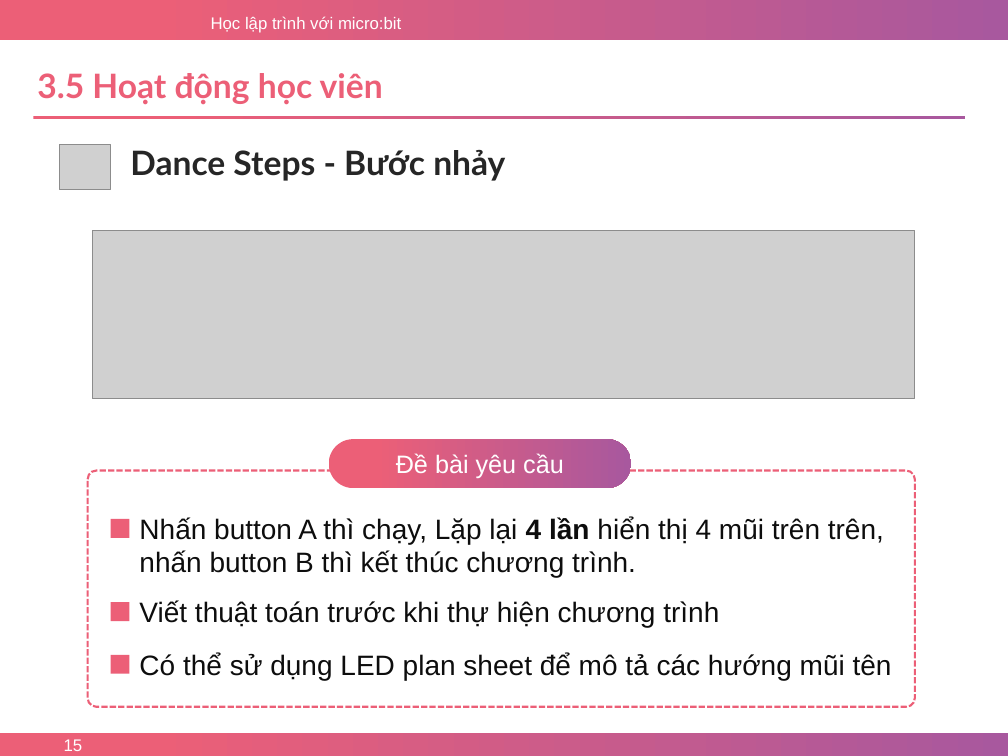
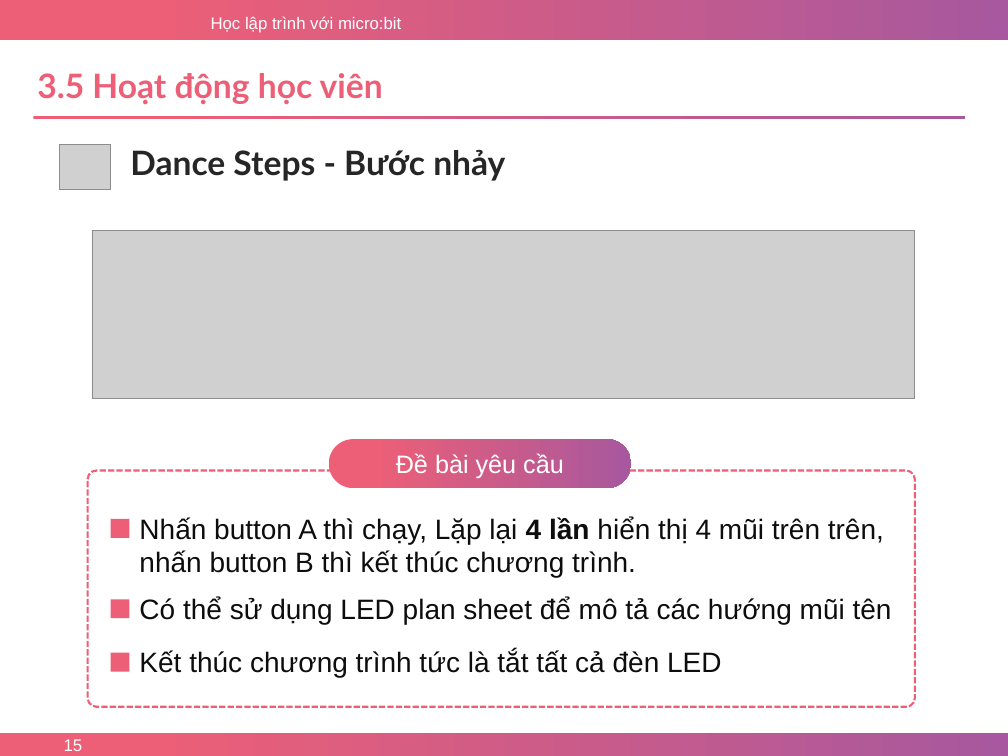
Before and after one commit to nhannn87dn/Learn-microbit, a slide deck: slide 15 of Lessions/Bai-03-Loops/3.Bai-03-Loops.pptx. Drawn at 1008x756 pixels with LibreOffice and Linux fonts; fonts in the diff are those of the drawing; grey boxes stand for pictures; background and template pictures are left out. Boxes give left, top, right and bottom in pixels: in the first picture for what was removed or moved away, otherwise in the second. Text is boxed around its words. In the diff, an @@ line names an element or a change of style, - is before the commit and + after.

```diff
--- a/Lessions/Bai-03-Loops/3.Bai-03-Loops.pptx
+++ b/Lessions/Bai-03-Loops/3.Bai-03-Loops.pptx
@@ text "Có thể sử dụng LED ..." moved from (x1=139, y1=653, x2=892, y2=680) to (x1=139, y1=597, x2=892, y2=624) @@
@@ rectangle moved from (x1=111, y1=655, x2=130, y2=674) to (x1=111, y1=600, x2=130, y2=619) @@
@@ text removed at (x1=139, y1=600, x2=719, y2=627) @@
-Viết thuật toán trước khi thự hiện chương trình
@@ rectangle moved from (x1=111, y1=602, x2=130, y2=621) to (x1=111, y1=653, x2=130, y2=672) @@
@@ text added at (x1=139, y1=650, x2=722, y2=677), 20 pt, text #0D0D0D @@
+Kết thúc chương trình tức là tắt tất cả đèn LED
```
Also in this commit, not shown: 2 other slides changed, 2 other files.
